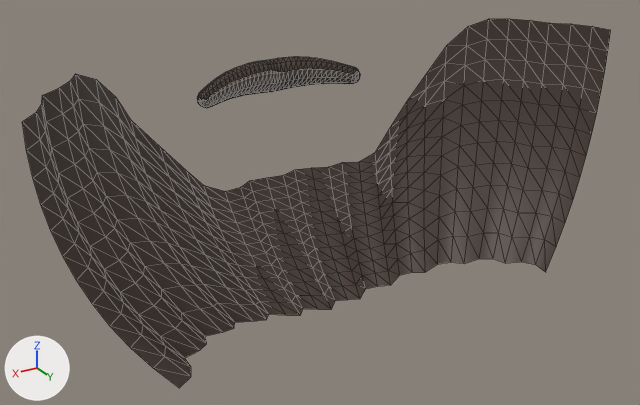
Before and after pictures for a commit that changed the glTF model Art/Characters/SK_Face_FullBeard.glb.
The view is the same before and after, from a 50 mm camera at (0.424, 0.504, 1.694) aimed at (0.007, -0.191, 1.347). The lights are fixed; the arrows at lower left show +X, +Y and +Z. The picture after the commit comes second. Mesh edges are drawn as thin lines.

In view in the first picture: 'SK_Face_FullBeard'.
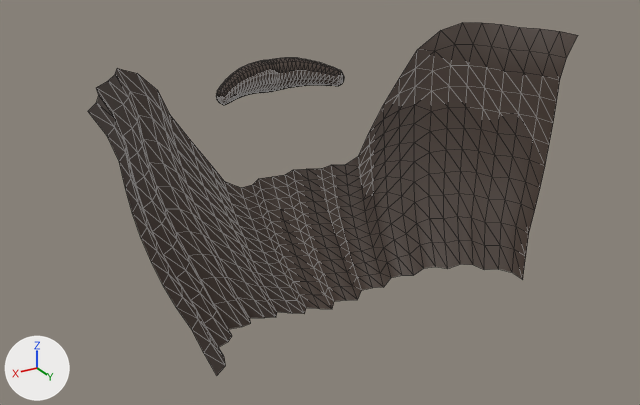
The newer file adds a shape key; the second version is drawn at full value of the shape key 'Face_Thin' of 'SK_Face_FullBeard', and the change is written as the vertex moves it makes.

The change in detail:
me_sk_face_fullbeard is used by ob_sk_face_fullbeard; location (0.0, 0.0, 0.0).
me_sk_face_fullbeard had 824 vertices, 1550 faces and spanned x -0.289..0.297, y -0.321..-0.076, z 1.235..1.5.
me_sk_face_fullbeard now has 824 vertices, 1550 faces and spans x -0.243..0.249, y -0.321..-0.076, z 1.235..1.5.
me_sk_face_fullbeard part 1: the loose piece of 392 vertices spanning x -0.094..0.094, y -0.321..-0.269, z 1.431..1.466 is scaled about its middle by (0.78, 1, 1).
me_sk_face_fullbeard part 2: 432 of 824 vertices moved; they spanned x -0.289..0.297, y -0.27..-0.076, z 1.235..1.5 and now span x -0.243..0.249, y -0.27..-0.076, z 1.235..1.5; mean shift (0.0, 0.0, 0.0); largest move (0.295, -0.115, 1.457) -> (0.23, -0.115, 1.457).

Boxes [x1, y1, x2, y2] around the edits, measured in the pictures (640 x 405 px; the box of a moved part takes in the faces that stretch with it):
'SK_Face_FullBeard', reshaped (17% narrower): before [22, 19, 611, 388]; after [88, 23, 578, 375]
part 1 of me_sk_face_fullbeard, moved or reshaped: before [197, 57, 360, 108]; after [216, 58, 344, 105]
part 2 of me_sk_face_fullbeard, moved or reshaped: before [22, 19, 611, 388]; after [88, 23, 578, 375]
